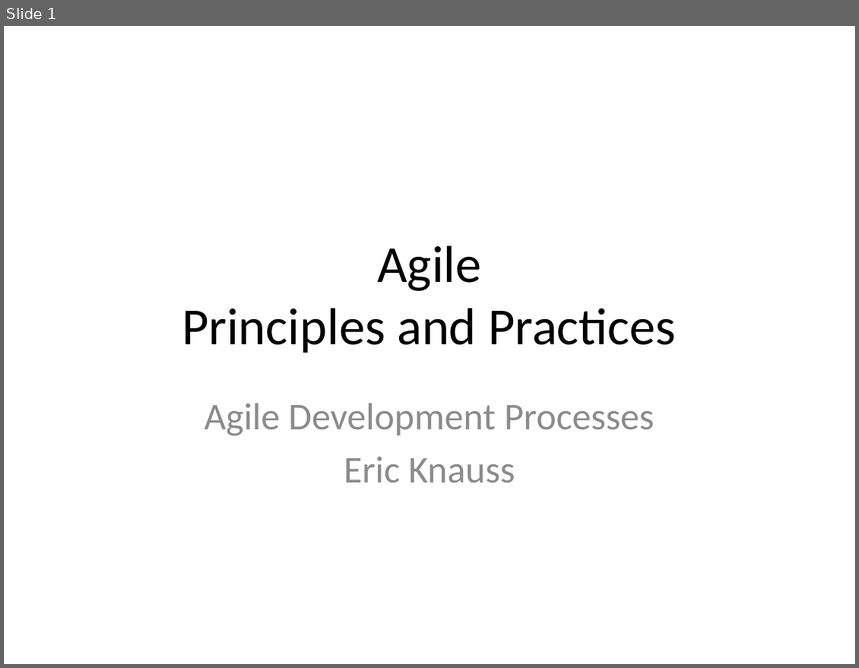
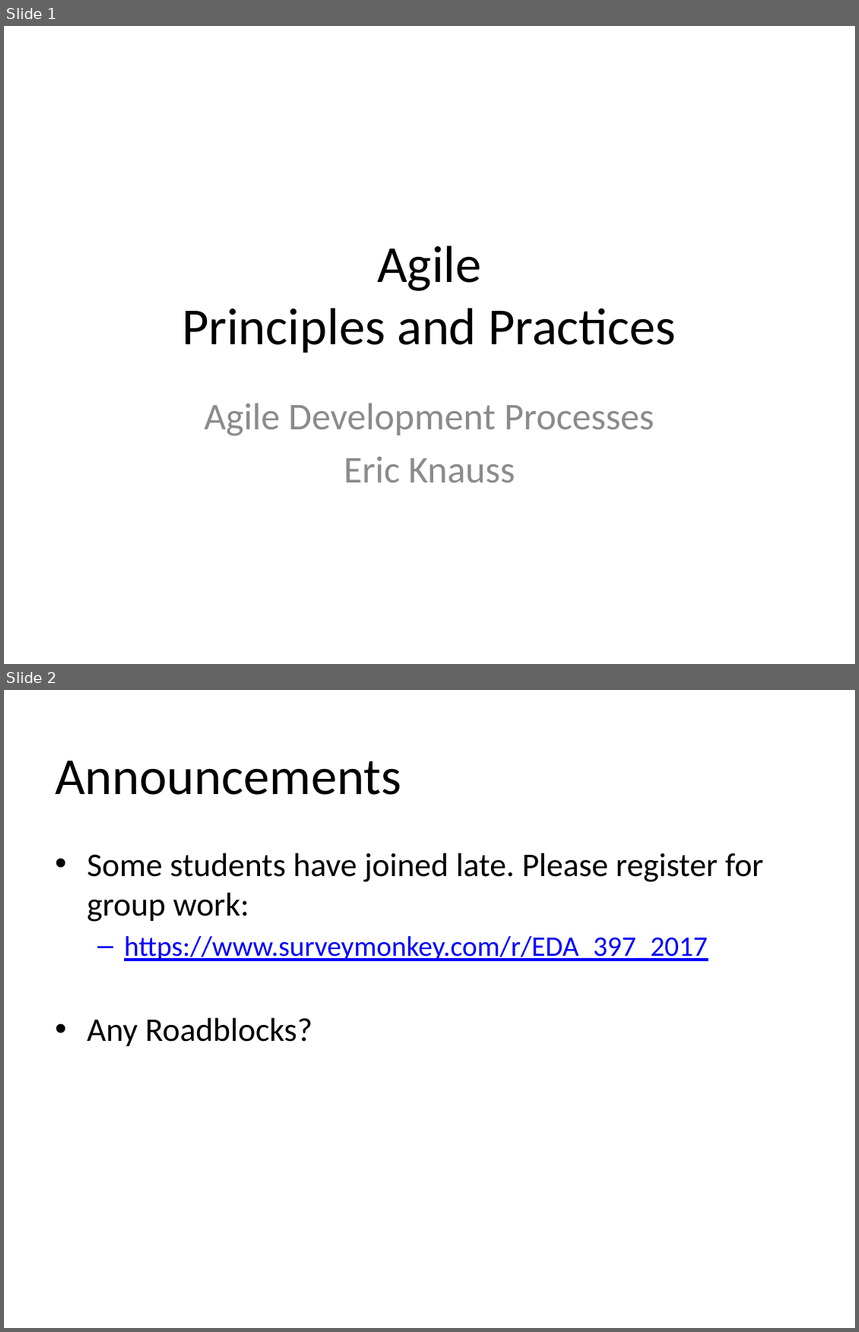
Before and after one commit to oerich/EDA397, a slide deck: Slides/src/2017/agile-dev-processes-4-principles.pptx. Shown one above the other, each under a label of ours: slide 1 before the commit, slides 1 and 2 after it. The pictures are 859x668 and 859x1332 pixels, drawn with LibreOffice and Linux fonts; fonts in the diff are those of the drawing; background and template pictures are left out. Boxes give left, top, right and bottom in pixels: in the first picture for what was removed or moved away, otherwise in the second. Text is boxed around its words. In the diff, an @@ line names an element or a change of style, - is before the commit and + after.

```diff
--- a/Slides/src/2017/agile-dev-processes-4-principles.pptx
+++ b/Slides/src/2017/agile-dev-processes-4-principles.pptx
@@ slide 2 added at <box>4,690,855,1328</box>, background #FFFFFF @@
@@ title added at <box>55,761,401,795</box>, 44 pt, text #000000 @@
+Announcements
@@ text added at <box>87,853,763,1046</box>, 28 pt, text #000000 @@
+• Some students have joined late. Please register for group work:
+  – https://www.surveymonkey.com/r/EDA_397_2017
+• Any Roadblocks?
```
Also in this commit, not shown: 17 slides changed, 3 other slides added, 1 slide removed.
